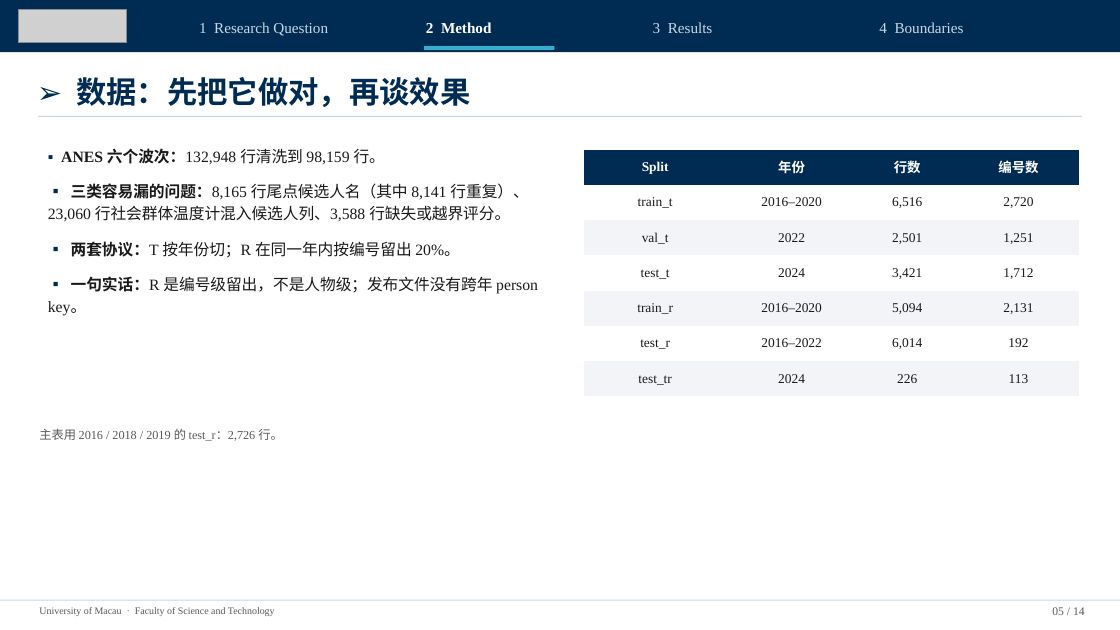
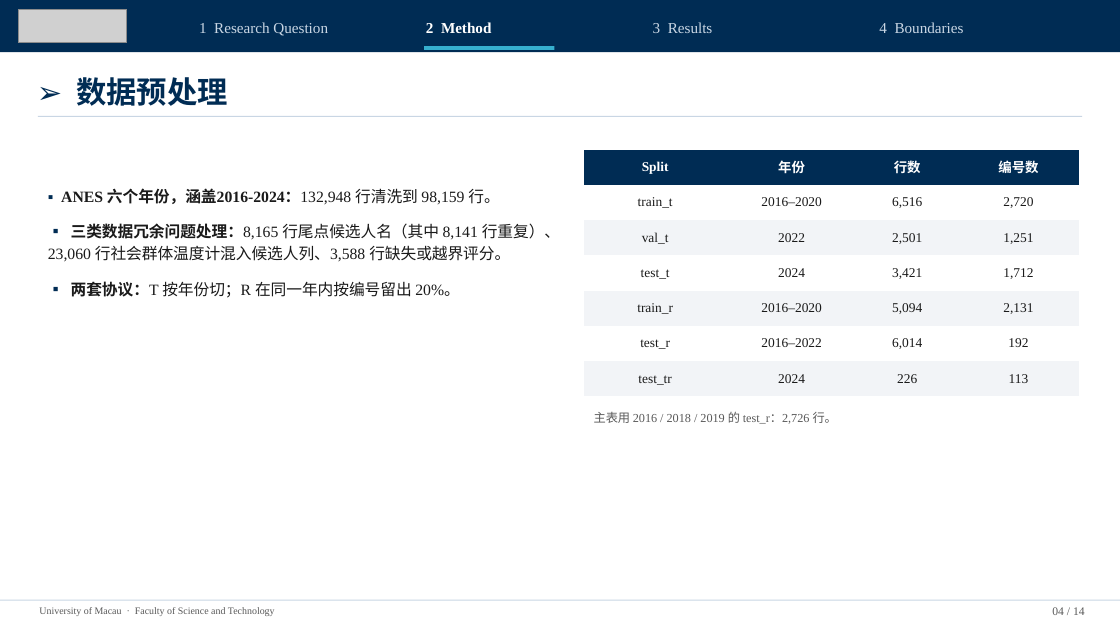
Before and after one commit to gyro-zpl/fas_pro, a slide deck: slide 4 of docs/04_论文稿件/导师阶段汇报_UMAC_2026-11-23.pptx (slide 5 before the commit). Drawn at 1120x630 pixels with LibreOffice and Linux fonts; fonts in the diff are those of the drawing; grey boxes stand for pictures. Boxes give left, top, right and bottom in pixels: in the first picture for what was removed or moved away, otherwise in the second. Text is boxed around its words. In the diff, an @@ line names an element or a change of style, - is before the commit and + after.

```diff
--- a/docs/04_论文稿件/导师阶段汇报_UMAC_2026-11-23.pptx
+++ b/docs/04_论文稿件/导师阶段汇报_UMAC_2026-11-23.pptx
@@ text at (x1=76, y1=77, x2=228, y2=106): text changed @@
-➢ 数据：先把它做对，再谈效果
+➢ 数据预处理
@@ text "▪ ANES 六个年份，涵盖2016-2024：132,948 行清洗到 98,159 ..." moved from (x1=48, y1=148, x2=538, y2=316) to (x1=48, y1=188, x2=560, y2=298) @@
@@ text at (x1=48, y1=188, x2=560, y2=262): text changed @@
-▪ ANES 六个波次：132,948 行清洗到 98,159 行。
-▪ 三类容易漏的问题：8,165 行尾点候选人名（其中 8,141 行重复）、23,060 行社会群体温度计混入候选人列、3,588 行缺失或越界评分。
+▪ ANES 六个年份，涵盖2016-2024：132,948 行清洗到 98,159 行。
+▪ 三类数据冗余问题处理：8,165 行尾点候选人名（其中 8,141 行重复）、23,060 行社会群体温度计混入候选人列、3,588 行缺失或越界评分。
@@ text at (x1=48, y1=276, x2=538, y2=316): paragraph removed @@
-▪ 一句实话：R 是编号级留出，不是人物级；发布文件没有跨年 person key。
@@ text "主表用 2016 / 2018 / ..." moved from (x1=39, y1=428, x2=282, y2=441) to (x1=594, y1=412, x2=837, y2=424) @@
@@ text at (x1=1052, y1=607, x2=1085, y2=615): text changed @@
-05 / 14
+04 / 14
```
Also in this commit, not shown: 2 other slides changed, 2 other files.
